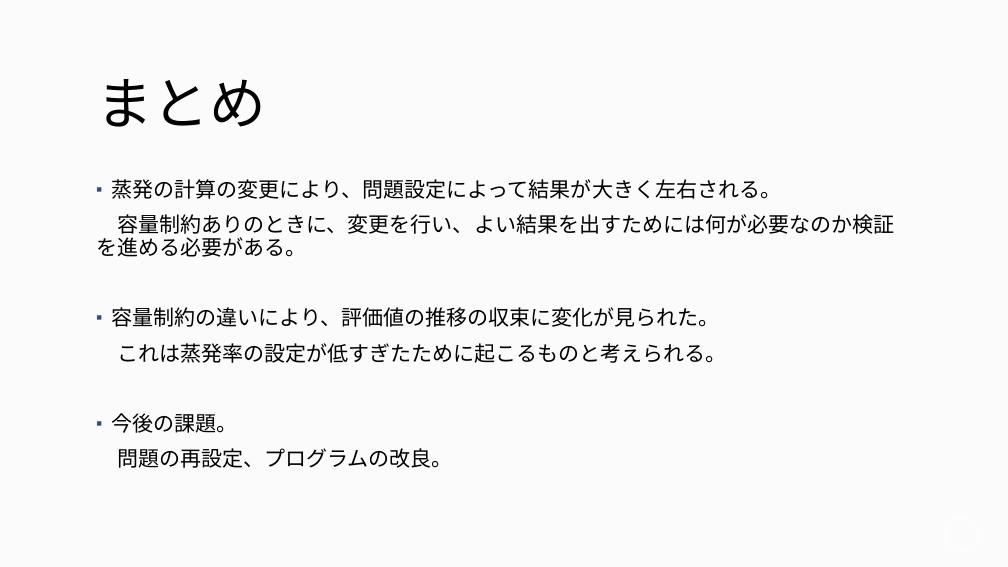
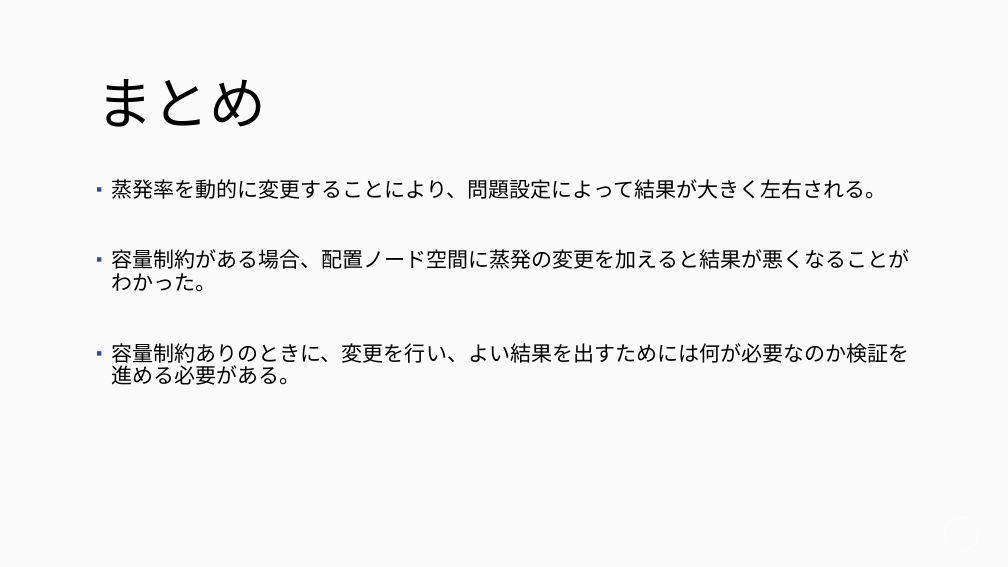
Before and after one commit to Marcy1016/AntColonyOptimization, a slide deck: slide 21 of 実験結果/卒論発表_13H023修.pptx (slide 22 before the commit). Drawn at 1008x567 pixels with LibreOffice and Linux fonts; fonts in the diff are those of the drawing; background and template pictures are left out. Boxes give left, top, right and bottom in pixels: in the first picture for what was removed or moved away, otherwise in the second. Text is boxed around its words. In the diff, an @@ line names an element or a change of style, - is before the commit and + after.

```diff
--- a/実験結果/卒論発表_13H023修.pptx
+++ b/実験結果/卒論発表_13H023修.pptx
@@ text at (x1=111, y1=179, x2=910, y2=292): text changed @@
-▪ 蒸発の計算の変更により、問題設定によって結果が大きく左右される。
+▪ 蒸発率を動的に変更することにより、問題設定によって結果が大きく左右される。
+▪ 容量制約がある場合、配置ノード空間に蒸発の変更を加えると結果が悪くなることがわかった。
@@ text at (x1=111, y1=307, x2=727, y2=468): paragraphs removed @@
-▪ 容量制約の違いにより、評価値の推移の収束に変化が見られた。
-これは蒸発率の設定が低すぎたために起こるものと考えられる。
-▪ 今後の課題。
-問題の再設定、プログラムの改良。
@@ text at (x1=111, y1=343, x2=910, y2=385): bullet none to ▪ @@
```
Also in this commit, not shown: 10 other slides changed, 3 slides added, 1 slide removed.
